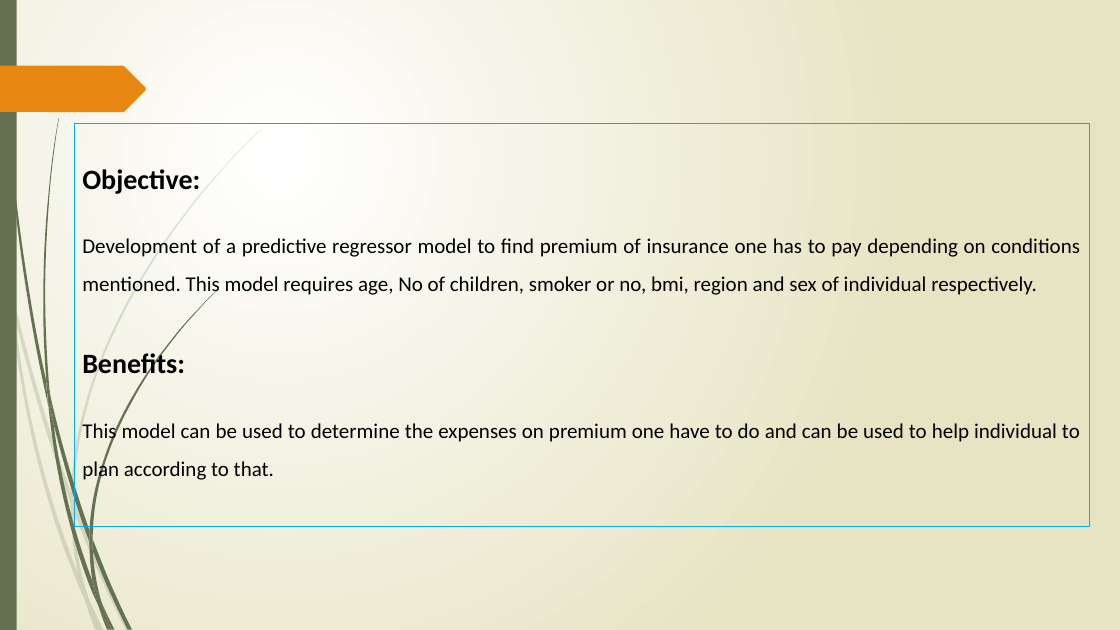
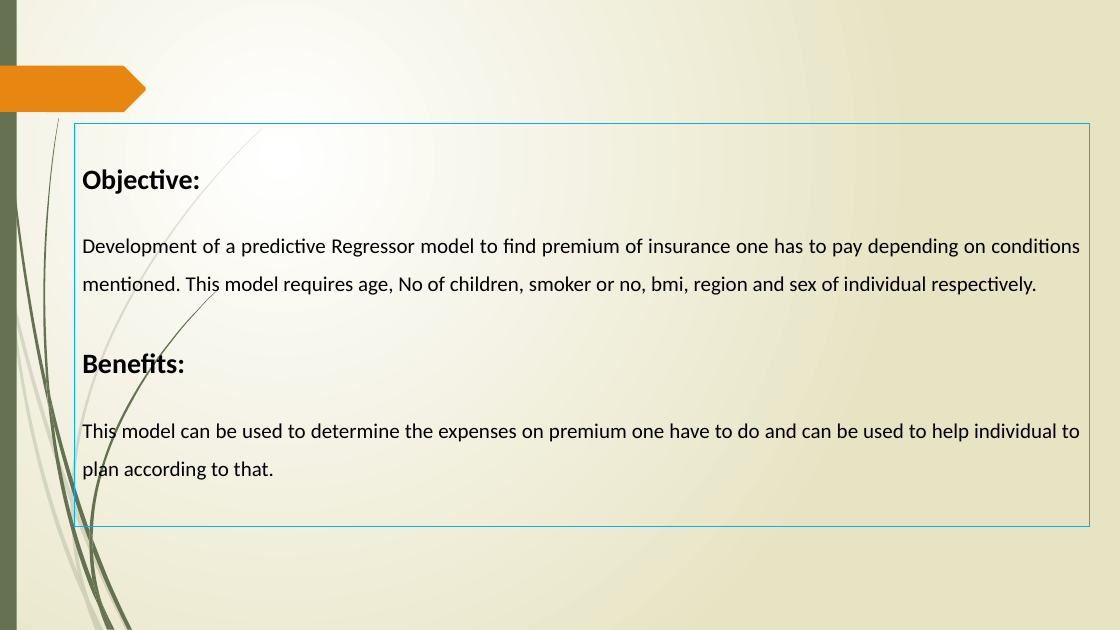
Before and after one commit to VaibhavJoshi95/Internship-InsurancePremiumPrediction, a slide deck: slide 2 of Documents/Insurance Premium Prediction.pptx. Drawn at 1120x630 pixels with LibreOffice and Linux fonts; fonts in the diff are those of the drawing. Boxes give left, top, right and bottom in pixels: in the first picture for what was removed or moved away, otherwise in the second. Text is boxed around its words. In the diff, an @@ line names an element or a change of style, - is before the commit and + after.

```diff
--- a/Documents/Insurance Premium Prediction.pptx
+++ b/Documents/Insurance Premium Prediction.pptx
@@ text in rectangle at <box>82,238,1080,297</box>: text changed @@
-Development of a predictive regressor model to find premium of insurance one has to pay depending on conditions mentioned. This model requires age, No of children, smoker or no, bmi, region and sex of individual respectively.
+Development of a predictive Regressor model to find premium of insurance one has to pay depending on conditions mentioned. This model requires age, No of children, smoker or no, bmi, region and sex of individual respectively.
```
Also in this commit, not shown: 1 other slide changed, 1 other file.
